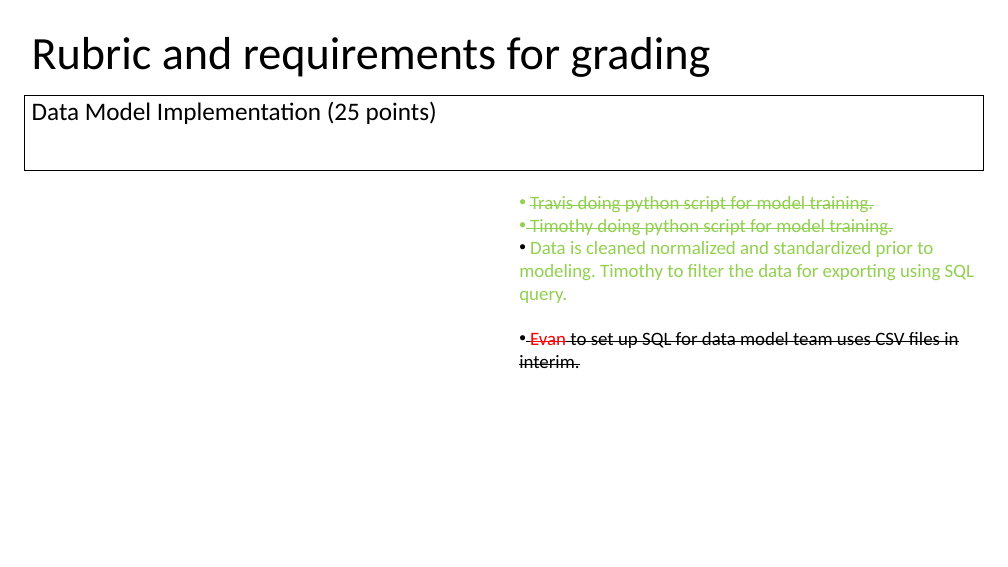
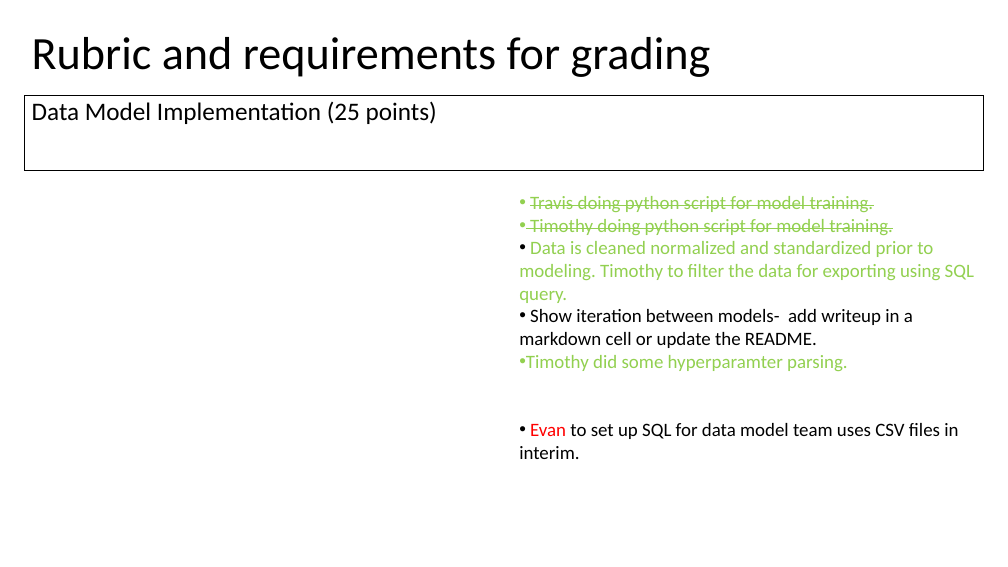
Before and after one commit to Evdawg/Project_4_FF_ML, a slide deck: slide 9 of Project_3_outline.pptm (slide 8 before the commit). Drawn at 1008x567 pixels with LibreOffice and Linux fonts; fonts in the diff are those of the drawing. Boxes give left, top, right and bottom in pixels: in the first picture for what was removed or moved away, otherwise in the second. Text is boxed around its words. In the diff, an @@ line names an element or a change of style, - is before the commit and + after.

```diff
--- a/Project_3_outline.pptm
+++ b/Project_3_outline.pptm
@@ text at bbox=[519, 309, 913, 371]: paragraphs added @@
+• Show iteration between models- add writeup in a markdown cell or update the README.
+• Timothy did some hyperparamter parsing.
@@ text at bbox=[519, 423, 958, 459]: strikethrough off in "Evan to set up SQL for data ..." @@
```
Also in this commit, not shown: 5 other slides changed, 1 slide added, 2 other files.
